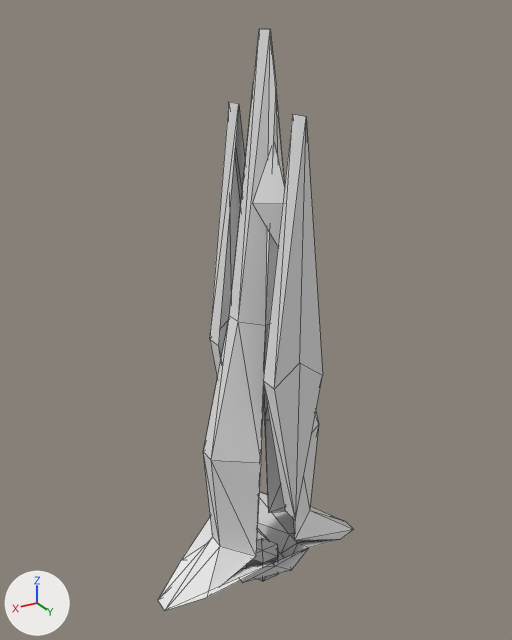
What one commit did to the OBJ model .design/ships3d/meshes/Cipher.obj.
The view is the same before and after, from a 50 mm lens placed at (24.0, 39.0, 22.8), pointed at (0.1, -0.8, 2.9). The axes (+X, +Y, +Z) are drawn at lower left. The lights are the same throughout. The older version comes first. Mesh edges are drawn as thin lines. Where no turn or scale is listed for an object, it has been applied to the vertices. Vertices at exactly the same position are counted once.

Before the edit, the objects in view are built like this:
```python
me_cipher = bpy.data.meshes.new('Cipher')
me_cipher.from_pydata(...)  # 105 vertices, 158 faces; spans x -9.0..9.0, y -4.6..4.6, z -19.2..22.0
# before: 6 (-0.7, 1.4, 3.5), 7 (-1.6, 2.4, -6.8), 11 (-1.8, 2.0, -15.5) at pixel (294, 540), 15 (-6.2, 2.3, -17.2) at pixel (340, 539), 19 (-1.7, 4.2, -14.6) at pixel (309, 547)
# before: 23 (-0.6, 2.8, -16.4), 27 (0.0, 4.2, -16.0) at pixel (291, 570), 31 (0.6, 2.8, -16.4) at pixel (275, 566), 35 (1.7, 4.2, -14.6) at pixel (272, 563), 39 (6.2, 2.3, -17.2) at pixel (207, 597)
# before: 43 (1.8, 2.0, -15.5) at pixel (256, 556), 47 (1.6, 2.4, -6.8) at pixel (261, 462), 51 (0.7, 1.4, 3.5) at pixel (265, 325), 55 (0.0, 1.3, 18.9) at pixel (276, 85)
ob_cipher = bpy.data.objects.new('Cipher', me_cipher)
ob_cipher.location = (0.0, 0.0, 0.0)
```
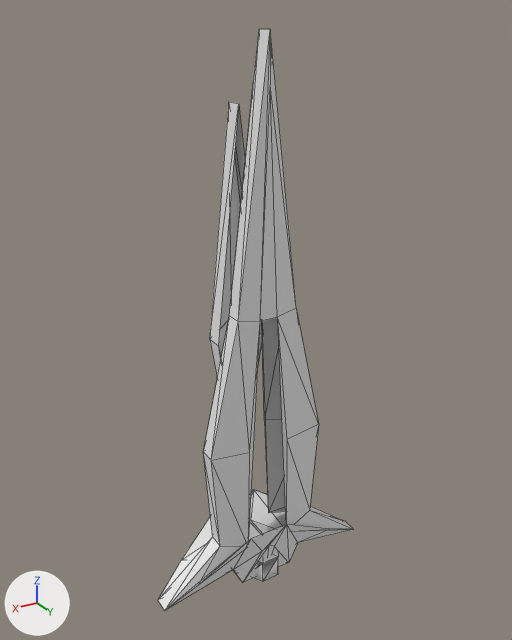
The change, as a list of edits to the scene's bpy script:
```text
Change me_cipher:
    used by ob_cipher; location = (0.0, 0.0, 0.0)
    verts and faces of me_cipher; kept vertices keep their numbers, new ones are numbered from 105
    remove me_cipher.from_pydata(...)  # 105 vertices, 158 faces; spans x -9.0..9.0, y -4.6..4.6, z -19.2..22.0
    add me_cipher.from_pydata(...)  # 91 vertices, 142 faces; spans x -9.0..9.0, y -4.6..1.3, z -19.2..22.0
    me_cipher part 1: the loose piece of 9 vertices spanning x -1.9..1.9, y 3.2..4.6, z -11.1..17.4 is deleted
    me_cipher part 2: the loose piece of 5 vertices spanning x -1.2..1.2, y 0.6..2.9, z 8.9..15.7 is deleted
    me_cipher part 3
    add verts[6] = (-0.7, 0.7, 3.5)  # moved, pixel (277, 317)
    add verts[51] = (0.7, 0.7, 3.5)  # moved, pixel (260, 321)
    add verts[7] = (-1.6, 0.8, -6.8)  # moved, pixel (286, 439)
    add verts[47] = (1.6, 0.8, -6.8)  # moved, pixel (249, 452)
    add verts[11] = (-1.8, 0.8, -15.5)  # moved
    add verts[43] = (1.8, 0.8, -15.5)  # moved
    add verts[15] = (-6.2, 0.8, -17.2)  # moved, pixel (329, 529)
    add verts[39] = (6.2, 0.8, -17.2)  # moved, pixel (198, 584)
    add verts[19] = (-1.7, 1.0, -14.6)  # moved, pixel (286, 524)
    add verts[35] = (1.7, 1.0, -14.6)  # moved, pixel (251, 538)
    add verts[23] = (-0.6, 0.9, -16.4)  # moved, pixel (274, 546)
    add verts[31] = (0.6, 0.9, -16.4)  # moved, pixel (262, 551)
    add verts[27] = (0.0, 1.1, -16.0)  # moved, pixel (269, 545)
    add verts[55] = (0.0, 0.7, 18.9)  # moved, pixel (270, 84)
```

Boxes [x1, y1, x2, y2] around the edits, measured in the pictures (512 x 640 px; the box of a moved part takes in the faces that stretch with it):
part 1 of me_cipher, deleted: before [263, 114, 323, 520]
part 2 of me_cipher, deleted: before [253, 149, 284, 246]
part 3 of me_cipher, moved or reshaped: before [165, 33, 353, 611]; after [166, 33, 353, 610]
